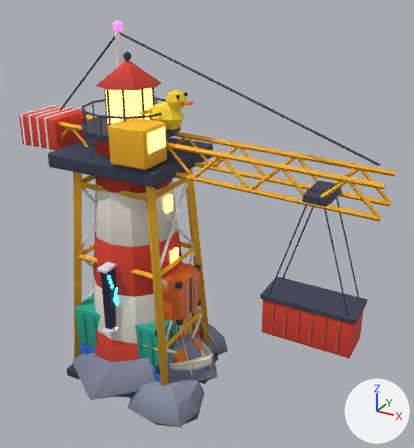
The glTF model ui/3d/aura-drift/v1/scenery-harbour.glb, before and after one commit.
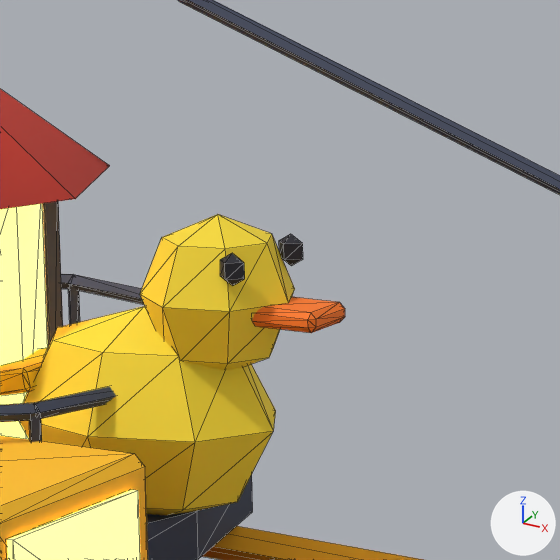
Each version is shown whole from a 50 mm camera at (18.55, -25.11, 23.86) aimed at (4.35, 0.7, 10.96), then close up on the part from 35% to 54% of the width and 13% to 30% of the height. Every picture has the same lights, and +X, +Y and +Z are marked at lower right. The older version's two pictures come first. The close-ups show mesh edges as thin lines. Vertices at exactly the same position are counted once.

In view in the first close-up: 'prop-crane', 'prop-lighthouse'.
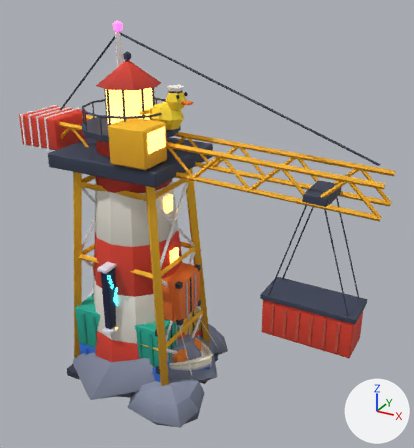
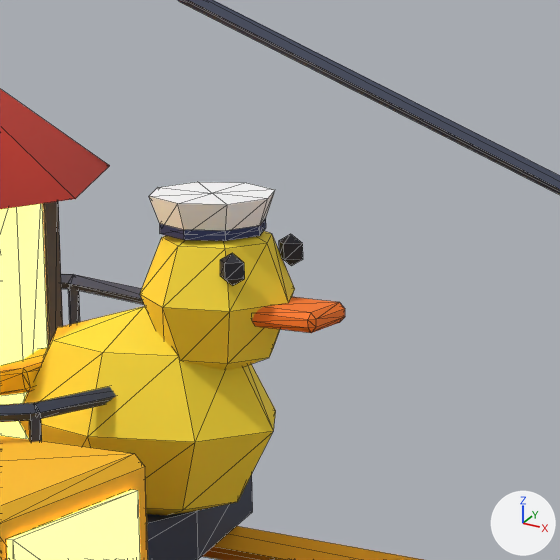
Location of each change, [x1, y1, x2, y2] in pixels of the close-ups (560 x 560 px):
part 1 of me_prop_lighthouse, added: after [149, 182, 275, 231]
part 2 of me_prop_lighthouse, added (blue): after [160, 218, 266, 241]

The edits, one by one:
me_prop_lighthouse is used by ob_prop_lighthouse; location (0.0, 0.0, 0.0).
me_prop_lighthouse had 628 vertices, 1134 faces and spanned x -6.0..5.5, y -5.4..5.6, z -0.1..20.1.
me_prop_lighthouse now has 664 vertices, 1198 faces and spans x -6.0..5.5, y -5.4..5.6, z -0.1..20.1.
me_prop_lighthouse part 1: a new loose piece, an 8-sided cut cone along z (radius 0.36 at the low end, 0.45 at the high end) spanning x 2.44..3.34, y -0.45..0.45, z 18.32..18.54, in mat_prop.
me_prop_lighthouse part 2: a new loose piece, an 8-sided cylinder along z spanning x 2.51..3.266, y -0.378..0.378, z 18.281..18.351, in mat_prop.
